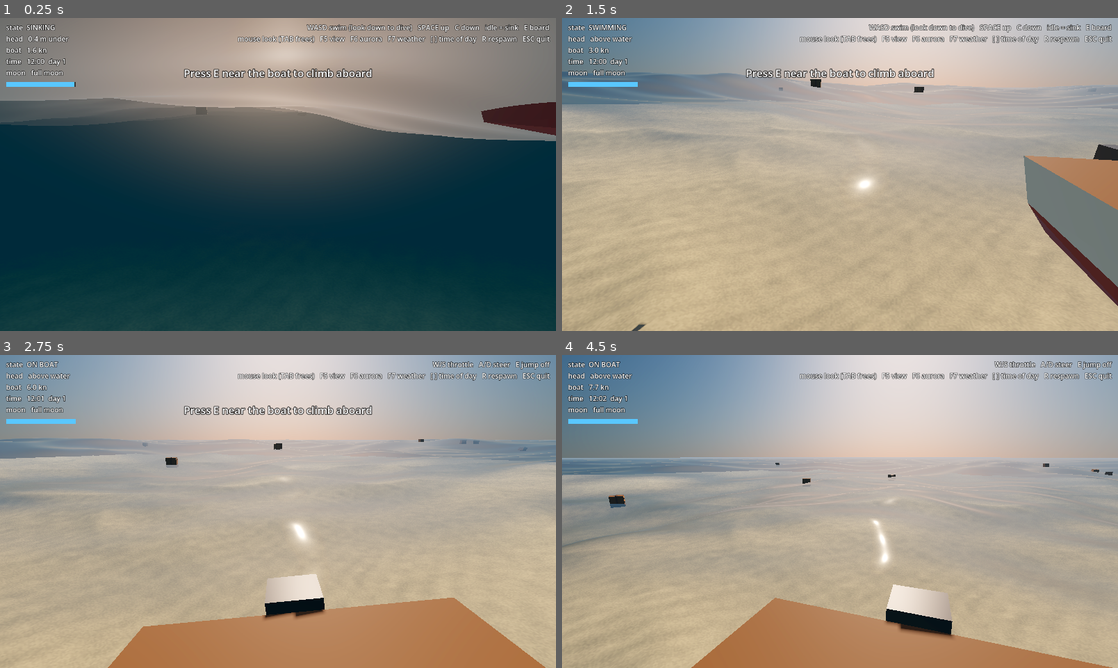
Above: before the commit, frames 1-4 (two rows, left to right).
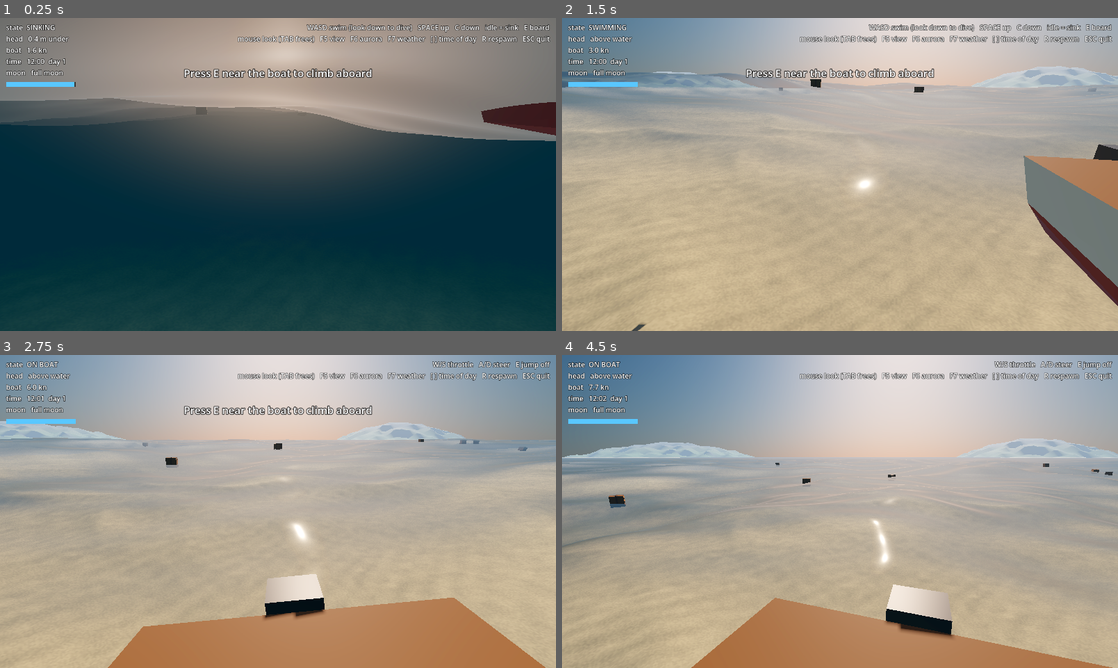
Above: after the commit, the same moments.

Repository: DocRountree/game
Game: Godot game, scene res://src/world/open_ocean/open_ocean.tscn
Same seed, same stepped clock (60 frames per second), same inputs: the game is played once before the commit and once after it.
Inputs (mouse positions are in pixels of both pictures, inside the frame that each line leads up to):
- Up to frame 1 (0.25 s): no input
- Up to frame 2 (1.5 s): tap E (interact) at 0.5, 1.25 s; move the mouse to (867, 174) at 0.52 s; hold Space (tread) 0.53-1.28 s; hold W (move_forward) from 0.53 s (still down); move the mouse to (812, 174) at 1.27 s; tap Down (camera_down) at 1.35 s
- Up to frame 3 (2.75 s): keep holding W (move_forward); tap Space (tread) at 1.55 s; tap E (interact) at 2 s; move the mouse to (289, 505) at 2.02 s; hold Space (tread) from 2.03 s (still down); tap Left (camera_left) at 2.1 s
- Up to frame 4 (4.5 s): keep holding W (move_forward); tap E (interact) at 2.75, 3.5 s; move the mouse to (834, 517) at 2.77 s; release Space (tread) at 2.78 s; tap Right (camera_right) at 2.85 s; tap Space (tread) at 3.05 s; move the mouse to (878, 514) at 3.52 s; hold Space (tread) 3.53-4.28 s; tap Up (camera_up) at 3.6 s; move the mouse to (795, 508) at 4.27 s; tap C (dive) at 4.35 s

The runs differ from the first frame. In frame 2, 3.1% of the frame differs, in the area x 0-100%, y 15-30%; in frame 3, 2.7%; in frame 4, 3.1%, in the area x 0-100%, y 26-39%.

Commit message:
Procedural archipelago: islands in the terrain heightfield, far field to 15 km, land colours, walking on land

Diff:
--- a/src/entities/player/player.gd
+++ b/src/entities/player/player.gd
@@ -18,6 +18,8 @@
 @export var swim_force := 260.0             ## N
 @export var breath_seconds := 20.0          ## Breath-hold without gear.
 @export var board_range := 5.0
+@export var walk_speed := 4.0               ## m/s on land
+@export var jump_speed := 4.5
 @export var traits: CharacterTraits
 
 var state := &"TREADING"
@@ -115,9 +117,21 @@
 			fh -= Vector3(slope.x, 0.0, slope.y) * MASS * Water.G * 1.5
 
 	velocity += (fh + Vector3.UP * fy) / MASS * delta
+	if s < 0.3 and is_on_floor():
+		# on land (or wading): walk, and Space jumps
+		var walk := Vector3(move.x, 0.0, move.z)
+		if walk.length() > 0.0:
+			walk = walk.normalized() * walk_speed
+			_facing = atan2(-walk.x, -walk.z)
+		velocity.x = lerpf(velocity.x, walk.x, minf(1.0, 12.0 * delta))
+		velocity.z = lerpf(velocity.z, walk.z, minf(1.0, 12.0 * delta))
+		if Input.is_action_just_pressed(&"tread"):
+			velocity.y = jump_speed
 	move_and_slide()
 
-	if s == 0.0:
+	if s == 0.0 and is_on_floor():
+		state = &"WALKING"
+	elif s == 0.0:
 		state = &"AIRBORNE"
 	elif moving and deep:
 		state = &"DIVING"
--- a/src/systems/water/seafloor/seafloor.gd
+++ b/src/systems/water/seafloor/seafloor.gd
@@ -14,6 +14,9 @@
 const SIZE := 192                  ## Cells per side of the patch.
 const CELL := 4.0                  ## m per cell: the patch is ~768 m across.
 const REBUILD_DISTANCE := 120.0    ## Start the next patch this far from the current centre (edge is 384 m out).
+const FAR_SIZE := 256              ## Cells per side of the coarse far field (for distant islands).
+const FAR_CELL := 64.0             ## m per cell: ~16 km across.
+const FAR_REBUILD := 3000.0
 
 @export var focus: Node3D
 @export var material: ShaderMaterial   ## seafloor.gdshader
@@ -30,15 +33,68 @@
 var _task := -1                    # WorkerThreadPool task building the next patch
 var _pending_centre := Vector2.ZERO
 var _result := {}                  # filled by the worker
+var _far_centre := Vector2(INF, INF)
 
 
 ## Height of the sea floor (m, negative = below sea level) at world (x, z).
+## Height of the ground (m; negative = under the sea) at world (x, z): the sea
+## floor, rising into islands where the archipelago puts them.
 static func height_at(x: float, z: float) -> float:
 	_ensure_noise()
 	var broad := _noise_broad.get_noise_2d(x, z)           # basins and rises
 	var ridge := 1.0 - absf(_noise_ridge.get_noise_2d(x, z))  # sharp-crested ridges
-	var fine := _noise_fine.get_noise_2d(x, z)             # sand ripples and rubble
-	return -(38.0 + 22.0 * broad - 9.0 * ridge * ridge + 0.6 * fine)
+	var fine := _noise_fine.get_noise_2d(x, z)             # rubble
+	var floor_h := -(38.0 + 22.0 * broad - 9.0 * ridge * ridge + 0.6 * fine)
+	return maxf(floor_h, _islands(x, z, floor_h, ridge))
+
+
+const ISLAND_CELL := 3000.0   ## m: at most one island per cell of this grid.
+const ISLAND_CHANCE := 0.5
+const SPAWN_CLEAR := 450.0    ## m of open water kept around the world origin.
+
+
+# The archipelago: islands placed on a coarse grid from the world seed. Each is a
+# warped dome with ridged slopes and a shallow shelf around it.
+static func _islands(x: float, z: float, floor_h: float, ridge: float) -> float:
+	var best := -1e9
+	var cx := floori(x / ISLAND_CELL)
+	var cz := floori(z / ISLAND_CELL)
+	for dz in range(-1, 2):
+		for dx in range(-1, 2):
+			var isl := _island(cx + dx, cz + dz)
+			if isl.is_empty():
+				continue
+			var r: float = isl.radius
+			var d := Vector2(x - isl.x, z - isl.z).length()
+			if d > r * 2.0:
+				continue
+			# warp the distance so coastlines wander
+			d += _noise_ridge.get_noise_2d(x * 1.7 + 311.0, z * 1.7) * r * 0.3
+			var q := d / r
+			var dome: float = isl.peak * pow(maxf(1.0 - q * q, 0.0), 1.4) - 6.0 * q
+			dome += isl.peak * 0.18 * ridge * ridge * maxf(1.0 - q, 0.0)   # ridges and gullies on the slopes
+			var shelf := lerpf(-4.0, floor_h, smoothstep(0.9, 1.9, q))  # shallows around it
+			best = maxf(best, maxf(dome, shelf))
+	return best
+
+
+static var _island_cache := {}
+
+
+static func _island(cx: int, cz: int) -> Dictionary:
+	var key := Vector2i(cx, cz)
+	if _island_cache.has(key):
+		return _island_cache[key]
+	var rng := RandomNumberGenerator.new()
+	rng.seed = hash(str(_seed) + ":island:" + str(key))
+	var isl := {}
+	if rng.randf() < ISLAND_CHANCE:
+		var r := rng.randf_range(150.0, 700.0)
+		var pos := Vector2((cx + rng.randf_range(0.25, 0.75)) * ISLAND_CELL, (cz + rng.randf_range(0.25, 0.75)) * ISLAND_CELL)
+		if pos.length() - r * 2.0 > SPAWN_CLEAR:
+			isl = {"x": pos.x, "z": pos.y, "radius": r, "peak": rng.randf_range(20.0, 120.0) * clampf(r / 400.0, 0.5, 1.2)}
+	_island_cache[key] = isl
+	return isl
 
 
 static func _ensure_noise() -> void:
@@ -46,6 +102,7 @@
 	if s == _seed:
 		return
 	_seed = s
+	_island_cache.clear()
 	_noise_broad = FastNoiseLite.new()
 	_noise_broad.seed = s
 	_noise_broad.frequency = 1.0 / 900.0
@@ -65,12 +122,12 @@
 	add_child(_mesh)
 	# ~30 cm spacing out to ~17 m (sand ripples are real geometry there), ~7 m at
 	# the far edge ~600 m out; ~185k vertices
-	_mesh.rings = 360
+	_mesh.rings = 640   # out to ~15 km, so distant islands show
 	_mesh.segments = 512
 	_mesh.inner_spacing = 0.1
 	_mesh.growth = 0.012
 	_mesh.mesh = _mesh.build_mesh()
-	_mesh.custom_aabb = AABB(Vector3(-650, -200, -650), Vector3(1300, 220, 1300))
+	_mesh.custom_aabb = AABB(Vector3(-16000, -200, -16000), Vector3(32000, 400, 32000))
 	_body.collision_layer = 1   # world
 	_body.collision_mask = 0
 	_body.add_child(_shape)
@@ -98,7 +155,7 @@
 			_apply()
 		return
 	var p := Vector2(focus.global_position.x, focus.global_position.z)
-	if p.distance_to(_centre) > REBUILD_DISTANCE:
+	if p.distance_to(_centre) > REBUILD_DISTANCE or p.distance_to(_far_centre) > FAR_REBUILD:
 		# snap to whole cells so the floor never swims as the patch moves
 		_pending_centre = (p / CELL).round() * CELL
 		_task = WorkerThreadPool.add_task(_generate)
@@ -121,6 +178,18 @@
 		for i in n:
 			heights[j * n + i] = height_at(c.x - half + i * CELL, c.y - half + j * CELL)
 	_result = {"centre": c, "heights": heights}
+	# the coarse far field, only when the focus has moved far enough
+	var fc := (c / FAR_CELL).round() * FAR_CELL
+	if fc.distance_to(_far_centre) > FAR_REBUILD:
+		var fn := FAR_SIZE + 1
+		var fhalf := FAR_SIZE * FAR_CELL * 0.5
+		var far := PackedFloat32Array()
+		far.resize(fn * fn)
+		for j in fn:
+			for i in fn:
+				far[j * fn + i] = height_at(fc.x - fhalf + i * FAR_CELL, fc.y - fhalf + j * FAR_CELL)
+		_result.far_centre = fc
+		_result.far = far
 
 
 # Main thread: swap the finished patch in.
@@ -133,6 +202,14 @@
 		material.set_shader_parameter("heights", ImageTexture.create_from_image(img))
 		# texel centres sit on the grid points: the rect spans half a cell beyond them
 		material.set_shader_parameter("patch_rect", Vector3(c.x - half - CELL * 0.5, c.y - half - CELL * 0.5, n * CELL))
+	if _result.has("far") and material:
+		var fn := FAR_SIZE + 1
+		var fc: Vector2 = _result.far_centre
+		var fhalf := FAR_SIZE * FAR_CELL * 0.5
+		var fimg := Image.create_from_data(fn, fn, false, Image.FORMAT_RF, (_result.far as PackedFloat32Array).to_byte_array())
+		material.set_shader_parameter("far_heights", ImageTexture.create_from_image(fimg))
+		material.set_shader_parameter("far_rect", Vector3(fc.x - fhalf - FAR_CELL * 0.5, fc.y - fhalf - FAR_CELL * 0.5, fn * FAR_CELL))
+		_far_centre = fc
 	var hm := HeightMapShape3D.new()
 	hm.map_width = n
 	hm.map_depth = n
--- a/src/systems/water/seafloor/seafloor.gdshader
+++ b/src/systems/water/seafloor/seafloor.gdshader
@@ -9,6 +9,11 @@
 
 uniform sampler2D heights : filter_linear, repeat_disable;   // r: height (m)
 uniform vec3 patch_rect = vec3(0.0, 0.0, 768.0);             // corner x, corner z, size (m)
+uniform sampler2D far_heights : filter_linear, repeat_disable; // coarse field for distant land
+uniform vec3 far_rect = vec3(0.0, 0.0, 16000.0);
+uniform vec3 beach = vec3(0.82, 0.76, 0.6);
+uniform vec3 grass = vec3(0.24, 0.36, 0.14);
+uniform vec3 scrub = vec3(0.36, 0.38, 0.2);
 uniform float ripple_height = 0.06;     // m: small sand ripples
 uniform float ripple_wavelength = 1.0;  // m
 uniform float wave_height = 0.2;        // m: larger sand waves (megaripples)
@@ -78,11 +83,18 @@
 			- texture(heights, (xz - vec2(e, 0.0) - patch_rect.xy) / patch_rect.z).r,
 			texture(heights, (xz + vec2(0.0, e) - patch_rect.xy) / patch_rect.z).r
 			- texture(heights, (xz - vec2(0.0, e) - patch_rect.xy) / patch_rect.z).r) / (2.0 * e);
-	return 1.0 - smoothstep(0.2, 0.45, length(g));   // ripples only where sand can lie
+	float under = 1.0 - smoothstep(-2.0, -0.5, texture(heights, (xz - patch_rect.xy) / patch_rect.z).r);
+	return (1.0 - smoothstep(0.2, 0.45, length(g))) * under;   // ripples only on underwater sand
 }
 
 float coarse(vec2 xz) {
-	return texture(heights, (xz - patch_rect.xy) / patch_rect.z).r;
+	vec2 uv = (xz - patch_rect.xy) / patch_rect.z;
+	float near = texture(heights, uv).r;
+	float far = texture(far_heights, (xz - far_rect.xy) / far_rect.z).r;
+	// the detailed patch near the camera, blending to the coarse far field toward its edge
+	vec2 edge = min(uv, 1.0 - uv) * patch_rect.z;
+	float w = clamp((min(edge.x, edge.y) - 20.0) / 60.0, 0.0, 1.0);
+	return mix(far, near, w);
 }
 
 void vertex() {
@@ -106,6 +118,12 @@
 	NORMAL = normalize((VIEW_MATRIX * vec4(n, 0.0)).xyz);
 	float rocky = 1.0 - smoothstep(0.65, 0.85, n.y);
 	vec3 sand = mix(sand_deep, sand_shallow, clamp((wpos.y + 40.0) / 25.0, 0.0, 1.0));
+	// above the sea: beach, then vegetation, thinning to scrub and rock with height
+	float speck = noised(wpos.xz * 0.05).x;
+	vec3 land = mix(grass, scrub, clamp((wpos.y - 15.0) / 60.0 + speck * 0.5 - 0.25, 0.0, 1.0));
+	land = mix(land, rock, smoothstep(70.0, 110.0, wpos.y + speck * 20.0));
+	sand = mix(sand, beach, smoothstep(-1.5, 0.5, wpos.y));
+	sand = mix(sand, land, smoothstep(1.5, 3.5, wpos.y + speck * 1.5));
 	float speckle = noised(wpos.xz * 3.1).x * 0.15 + noised(wpos.xz * 0.37).x * 0.12;
 	ALBEDO = mix(sand, rock, rocky) * (0.88 + speckle);
 	ROUGHNESS = 0.95;
--- a/tests/systems_test.gd
+++ b/tests/systems_test.gd
@@ -200,6 +200,19 @@
 	_check(floor_y < -8.0 and floor_y > -80.0 and not hit.is_empty() and dived > 2.0 and player.head_depth() < 1.0,
 			"seafloor at %.0f m with collision; looking down dives %.1f m, Space brings you back up" % [floor_y, dived])
 
+	# archipelago: islands above sea level within a few km; open water at spawn
+	var land := 0
+	var highest := -1e9
+	for gz in range(-20, 21):
+		for gx in range(-20, 21):
+			var hh := Seafloor.height_at(gx * 250.0, gz * 250.0)
+			highest = maxf(highest, hh)
+			if hh > 0.0:
+				land += 1
+	var spawn_clear := Seafloor.height_at(0.0, 0.0) < -5.0 and Seafloor.height_at(300.0, 0.0) < -2.0
+	_check(land > 20 and highest > 15.0 and spawn_clear,
+			"archipelago: %d of 1681 points within 5 km are land, highest %.0f m; spawn is open water" % [land, highest])
+
 	# exploration: cells around the player are revealed, and survive a save/load
 	var explore: ExplorationTracker = world.get_node("Exploration")
 	var revealed := explore.explored.size()
Not shown, changed: docs/ARCHITECTURE.md
